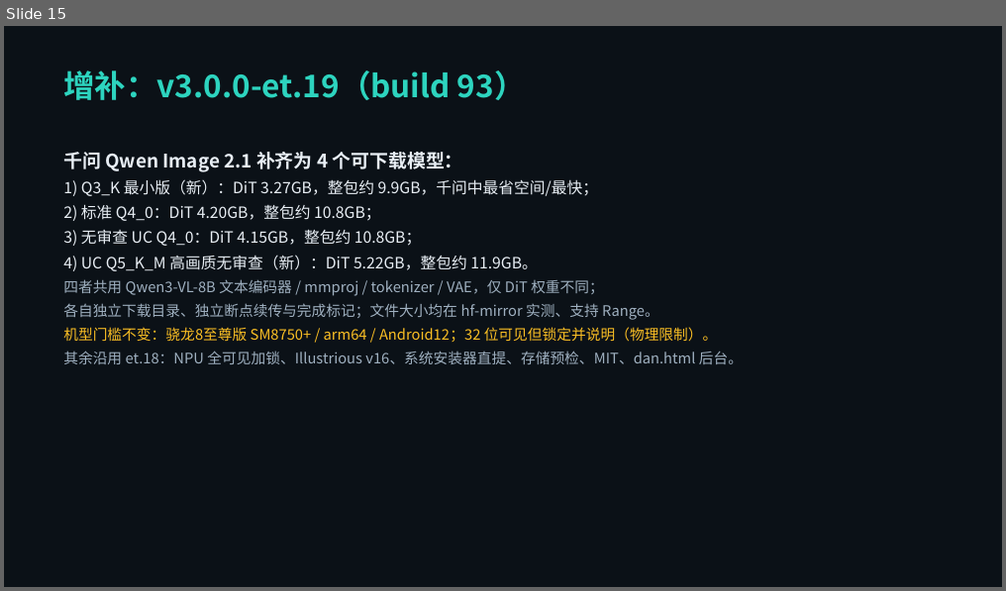
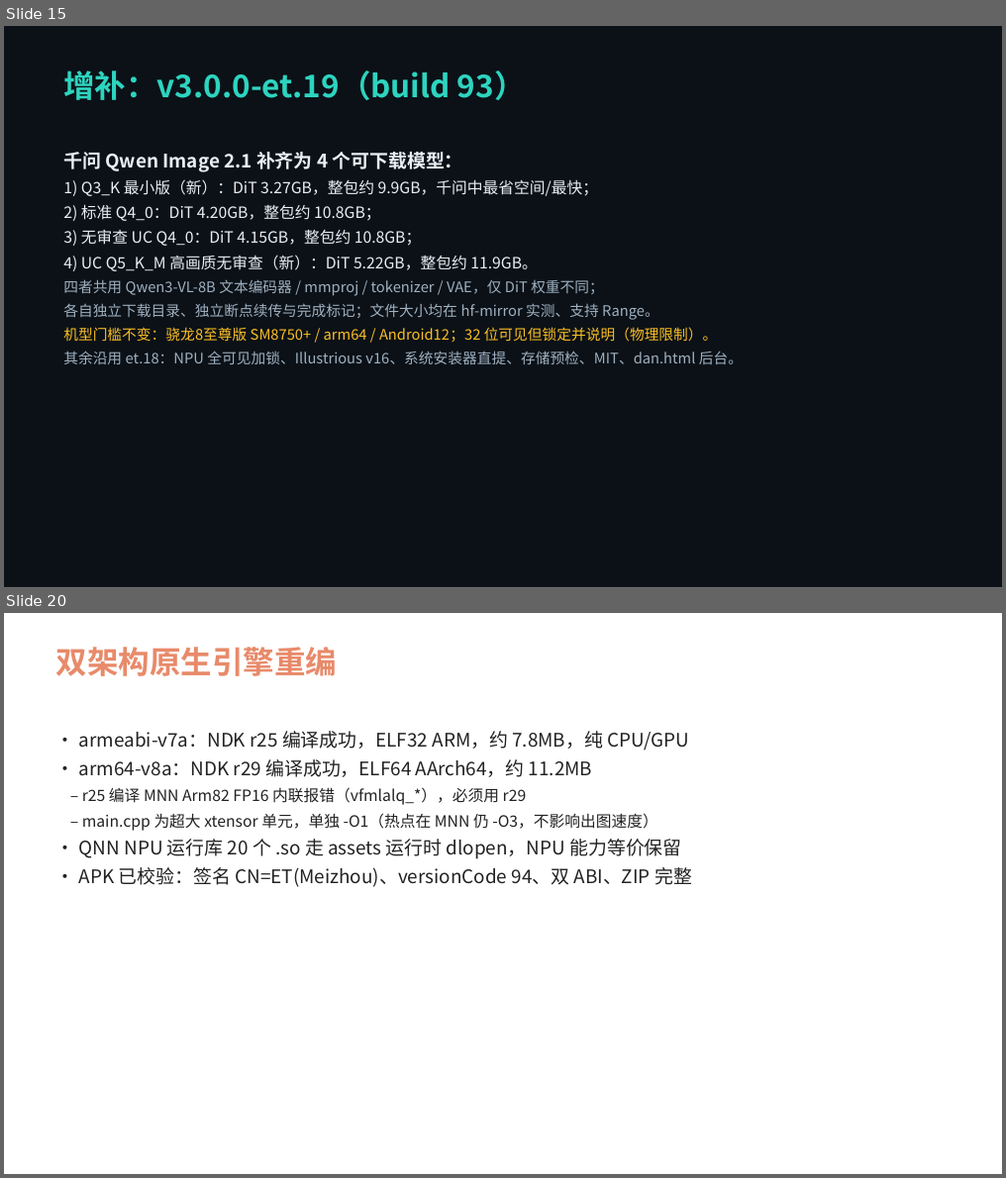
Before and after one commit to ETQWFD/LocalDream-ET, a slide deck: docs/LocalDream-ET_更新修复说明_et18.pptx. Shown one above the other, each under a label of ours: slide 15 before the commit, slides 15 and 20 after it; the slides between them are not shown. The pictures are 1006x591 and 1006x1178 pixels, drawn with LibreOffice and Linux fonts; fonts in the diff are those of the drawing. Boxes give left, top, right and bottom in pixels: in the first picture for what was removed or moved away, otherwise in the second. Text is boxed around its words. In the diff, an @@ line names an element or a change of style, - is before the commit and + after.

```diff
--- a/docs/LocalDream-ET_更新修复说明_et18.pptx
+++ b/docs/LocalDream-ET_更新修复说明_et18.pptx
@@ slide 20 added at (4,613,1002,1174), background #FFFFFF @@
@@ text added at (56,647,337,676), 30 pt, text #E88A6A, bold @@
+双架构原生引擎重编
@@ text added at (79,731,692,887), 18 pt, text #222222 @@
+• armeabi-v7a：NDK r25 编译成功，ELF32 ARM，约 7.8MB，纯 CPU/GPU
+• arm64-v8a：NDK r29 编译成功，ELF64 AArch64，约 11.2MB
+– r25 编译 MNN Arm82 FP16 内联报错（vfmlalq_*），必须用 r29
+– main.cpp 为超大 xtensor 单元，单独 -O1（热点在 MNN 仍 -O3，不影响出图速度）
+• QNN NPU 运行库 20 个 .so 走 assets 运行时 dlopen，NPU 能力等价保留
+• APK 已校验：签名 CN=ET(Meizhou)、versionCode 94、双 ABI、ZIP 完整
```
Also in this commit, not shown: 5 other slides added, 12 other files.
